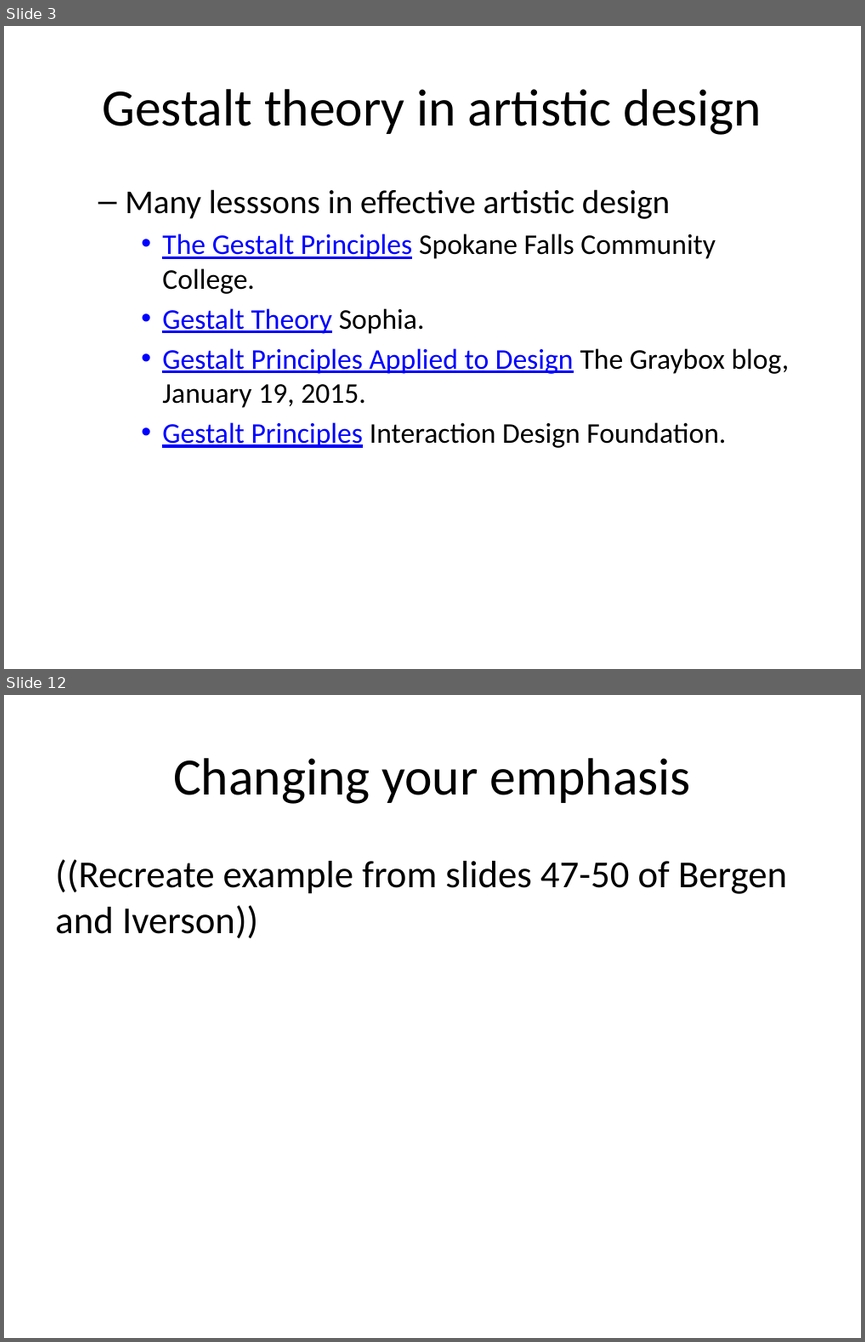
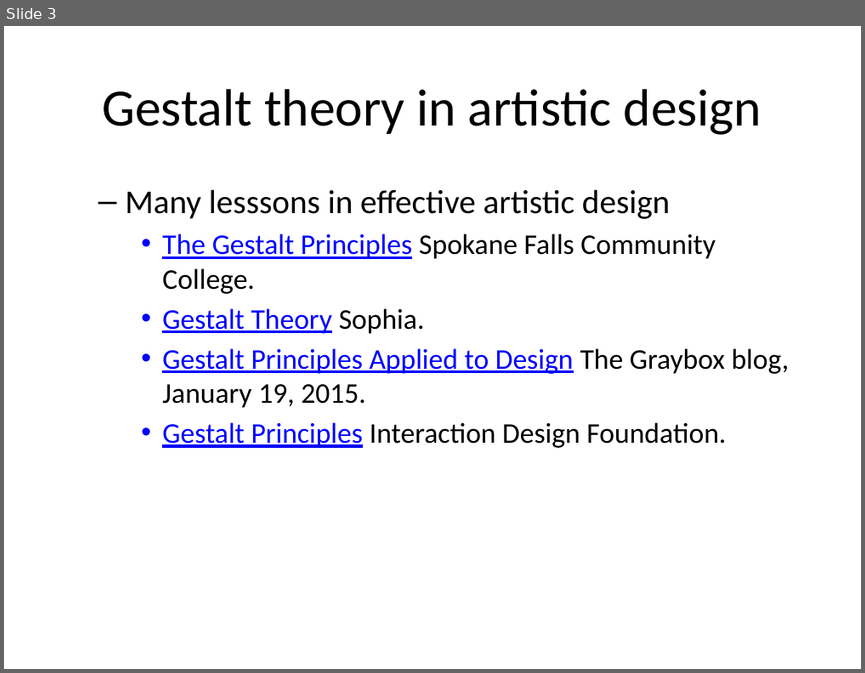
Before and after one commit to pmean/data-visualization, a slide deck: data-viz-03/component/tutorial-gestalt.pptx. Shown one above the other, each under a label of ours: slides 3 and 12 before the commit, slide 3 after it; the slides between them are not shown. The pictures are 865x1342 and 865x673 pixels, drawn with LibreOffice and Linux fonts; fonts in the diff are those of the drawing. Boxes give left, top, right and bottom in pixels: in the first picture for what was removed or moved away, otherwise in the second. Text is boxed around its words. In the diff, an @@ line names an element or a change of style, - is before the commit and + after.

```diff
--- a/data-viz-03/component/tutorial-gestalt.pptx
+++ b/data-viz-03/component/tutorial-gestalt.pptx
@@ slide 12 removed at bbox=[4, 695, 861, 1338], background #FFFFFF @@
@@ title removed at bbox=[173, 758, 691, 804] @@
-Changing your emphasis
@@ text removed at bbox=[55, 859, 787, 938] @@
-((Recreate example from slides 47-50 of Bergen and Iverson))
```
Also in this commit, not shown: 5 slides changed, 7 slides added, 5 other slides removed, 16 other files.
